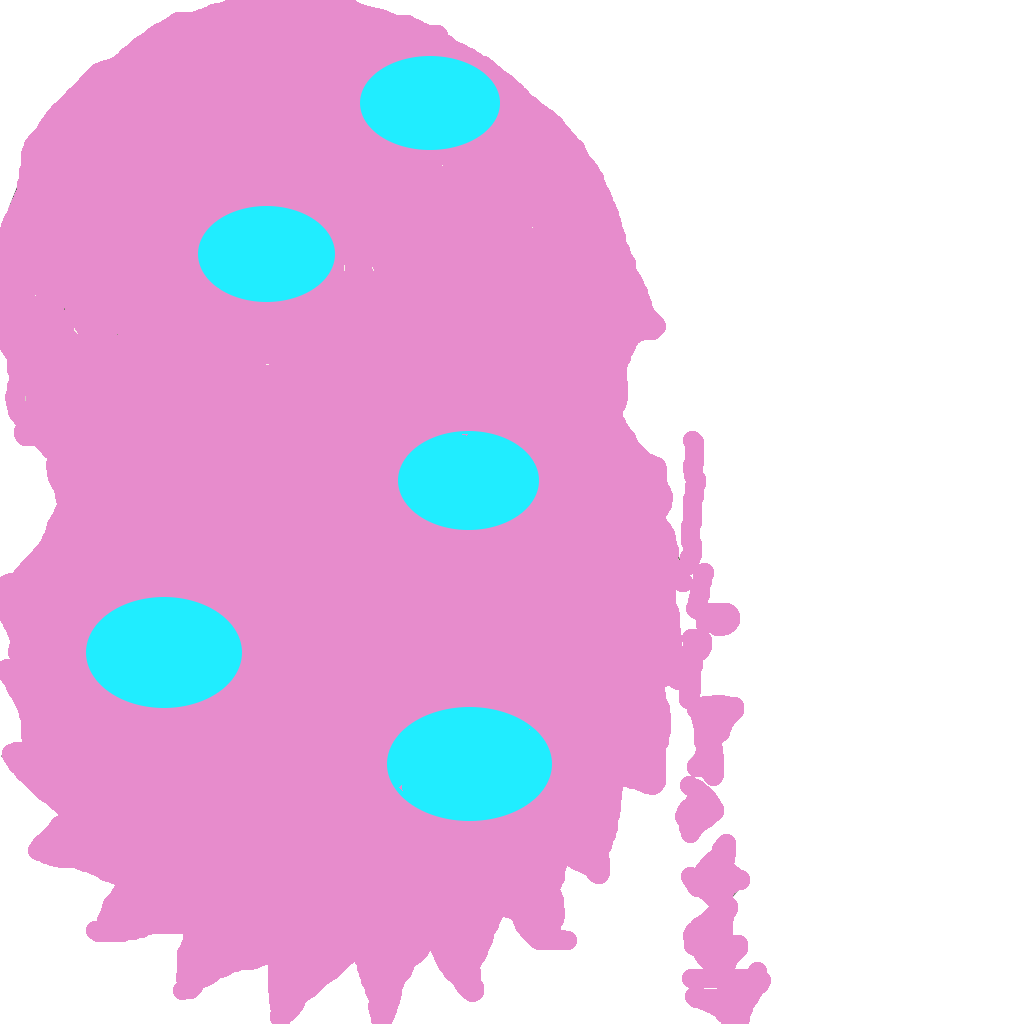
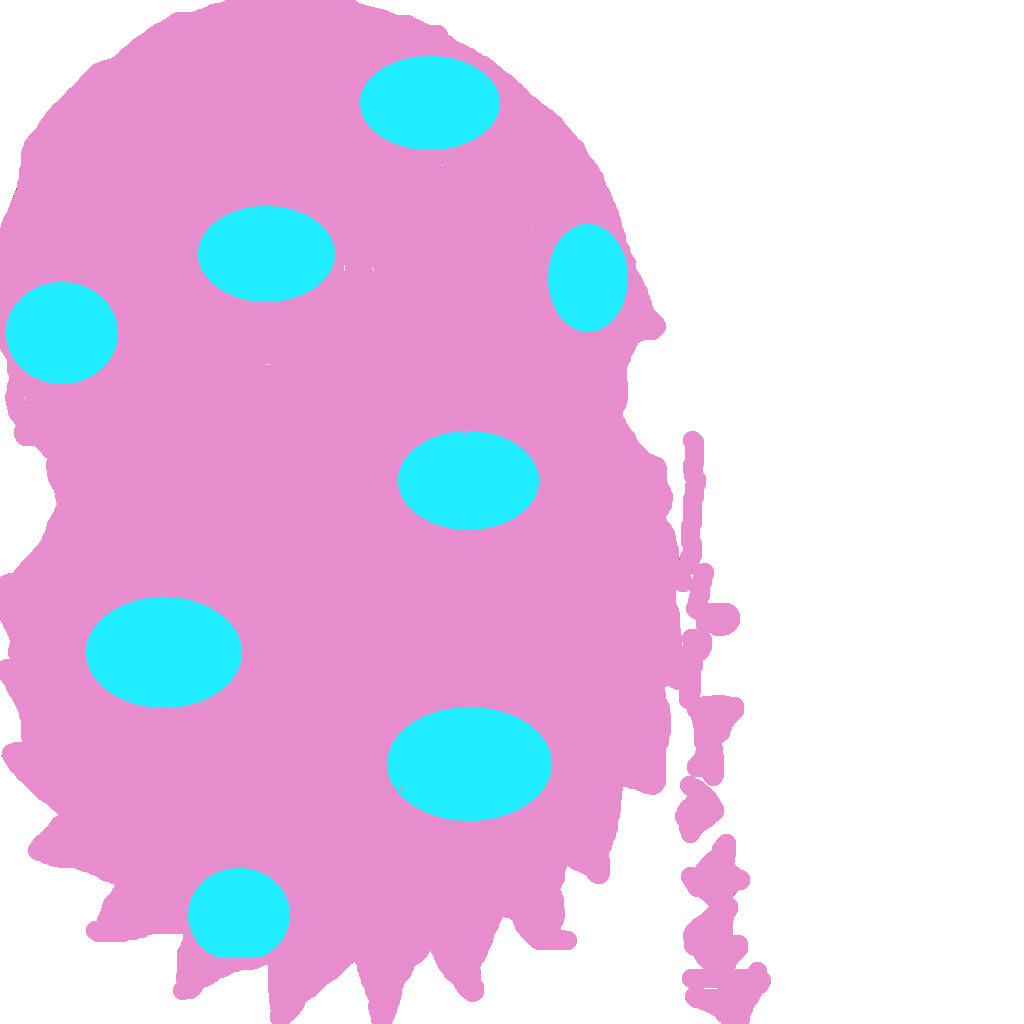
Before/after of a 1024x1024 layered artwork. What changed in the layer stack:
painted on "Layer #1" over [6, 224, 628, 959]
